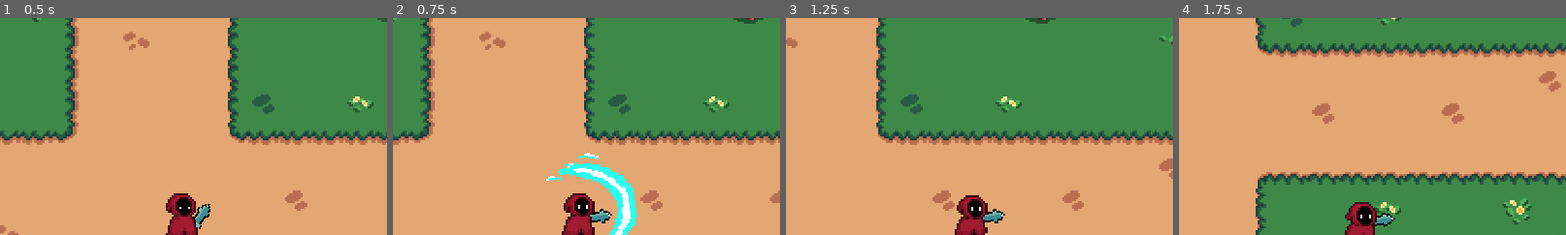
Above: before the commit, frames 1-4 (left to right).
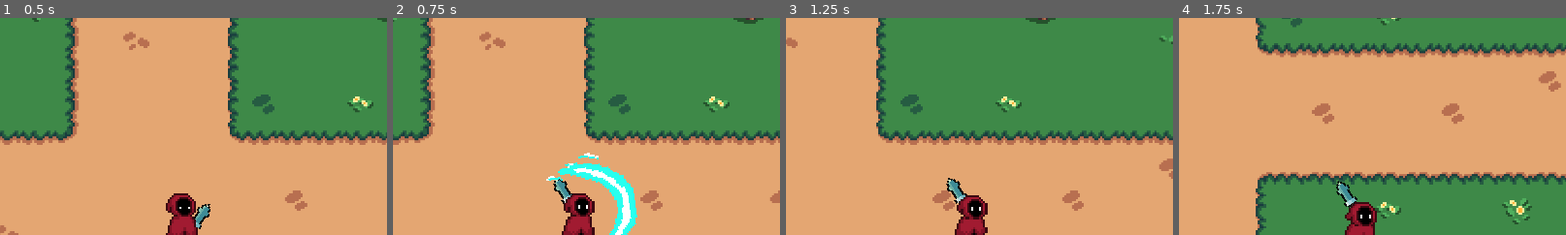
Above: after the commit, the same moments.

Repository: Jerga99/godot-2d-game-course
Game: Godot game, scene res://scenes/play_scene.tscn
Same seed, same stepped clock (60 frames per second), same inputs: the game is played once before the commit and once after it.
Inputs (mouse positions are % of the whole screen's width and height, from its top left):
- Up to frame 1 (0.5 s): no input
- Up to frame 2 (0.75 s): move the mouse to (72, 45) at 0.52 s; hold D (right) from 0.53 s (still down); tap 1 (ability_1) at 0.6 s
- Up to frame 3 (1.25 s): keep holding D (right)
- Up to frame 4 (1.75 s): move the mouse to (30, 55) at 1.27 s; release D (right) at 1.28 s; hold S (down) from 1.28 s (still down); tap 2 (ability_2) at 1.35 s
The pictures show only the part of the screen within x 26-76%, y 4-54%; the shares and areas given below are measured in that part.

Frame 1 is identical in both runs. In frame 2, 0.5% of the frame differs, in the area x 41-57%, y 74-95%; in frame 3, 0.6%; in frame 4, 0.6%, in the area x 40-56%, y 75-97%.

Commit message:
Rotate weapon to slash origin

Diff:
--- a/scenes/ability/slash_ability_manifest.tscn
+++ b/scenes/ability/slash_ability_manifest.tscn
@@ -42,6 +42,7 @@
 [node name="SlashAbilityManifest" type="Node2D"]
 z_index = 100
 script = ExtResource("1_61q06")
+rotation_offset = -115.0
 
 [node name="AnimatedSprite2D" type="AnimatedSprite2D" parent="."]
 texture_filter = 1
--- a/scripts/ability/manifest/slash_manifest.gd
+++ b/scripts/ability/manifest/slash_manifest.gd
@@ -1,5 +1,7 @@
 class_name SlashManifest
 extends AbilityManifest
+
+@export var rotation_offset: float = 45.0
 
 @onready var animated_sprite: AnimatedSprite2D = $AnimatedSprite2D
 
@@ -15,8 +17,14 @@
 	var weapon = context.caster.get_node("Weapon") as Node2D
 
 	if weapon != null:
-		var base_angle = (mouse_pos - weapon.global_position).angle()
-		weapon.rotation = base_angle + PI / 2
+		var base_angle = (mouse_pos - context.caster.global_position).angle()
+		var offset_rad = deg_to_rad(rotation_offset)
+
+		var weapon_angle = base_angle + offset_rad
+		var weapon_direction = Vector2(cos(weapon_angle), sin(weapon_angle))
+
+		weapon.global_position  = context.caster.global_position + weapon_direction * 15.0
+		weapon.rotation = weapon_angle + PI / 2
 
 func _process(delta):
 	if animated_sprite.frame_progress >= 1.0:
